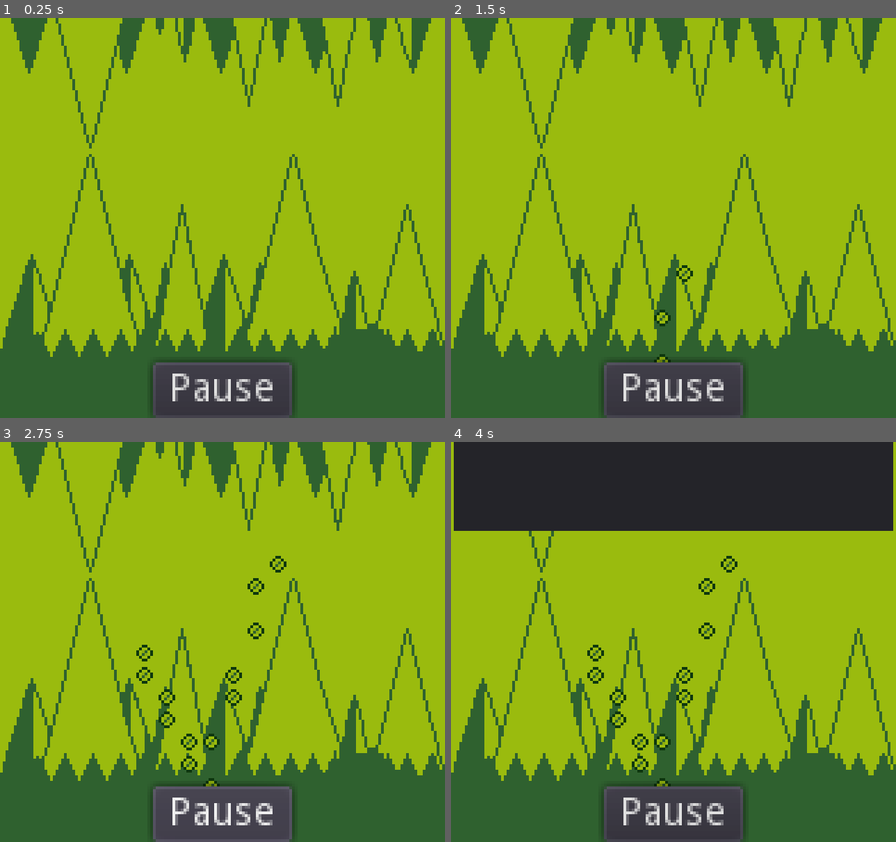
Above: before the commit, frames 1-4 (two rows, left to right).
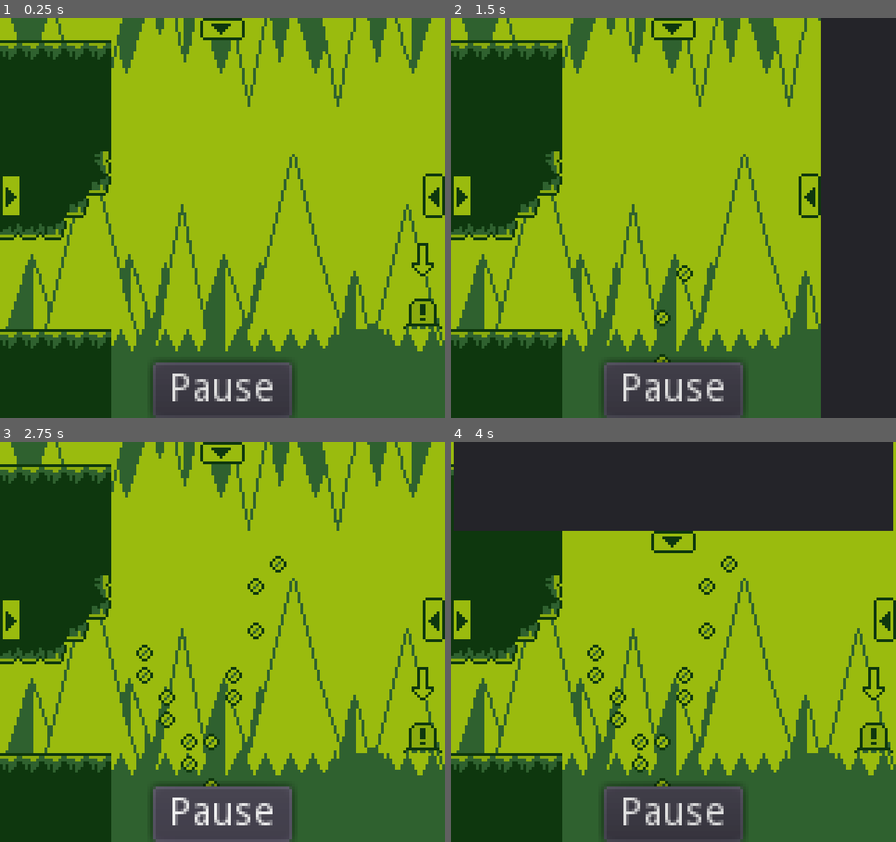
Above: after the commit, the same moments.

Repository: AlanRostem/TurboTrooper
Game: Godot game, scene res://scenes/editor/Editor.tscn
The game is run twice, just before and just after one commit, with the same random seed, the same clock (stepped at 60 frames per second) and the same inputs. This scene is started directly instead of the project's main scene. Sound files missing from this copy of the repository are replaced by a short silence.
Inputs (mouse positions are in pixels of both pictures, inside the frame that each line leads up to; where the layout moved, square brackets give the same spot in the first picture):
- Up to frame 1 (0.25 s): no input
- Up to frame 2 (1.5 s): click (887, 194) [873, 194] at 0.5 s; tap Enter (pause) at 1.25 s; drag from (651, 350) to (718, 130) at 1.27 s
- Up to frame 3 (2.75 s): drag from (133, 662) to (213, 786) at 2.02 s
- Up to frame 4 (4 s): click (673, 454) [691, 474] at 2.75 s; move the mouse to (718, 554) at 3.52 s; hold A (move_left) from 3.53 s (still down); tap K (fire) at 3.6 s

The runs differ from the first frame. In frame 1, 17% of the frame differs, in the area x 0-100%, y 0-100%; in frame 2, 34%; in frame 3, 17%; in frame 4, 13%.

Commit message:
yeeeea we getting there

Diff:
--- a/project/scenes/editor/Canvas.gd
+++ b/project/scenes/editor/Canvas.gd
@@ -1,6 +1,7 @@
 extends Control
 
 onready var __level = $Level
+onready var __camera = $CameraHolder/Camera2D
 
 var __canvas_tool
 
@@ -32,6 +33,9 @@
 
 func set_paused(flag):
 	get_tree().paused = flag
+
+func get_camera_offset():
+	return __camera.position
 
 func get_entity_at_tile(tile):
 	var tile_size = __level.get_game_world().get_tile_size()
--- a/project/scenes/editor/Editor.gd
+++ b/project/scenes/editor/Editor.gd
@@ -1,14 +1,14 @@
 extends Control
 
 
-onready var __canvas = $CanvasLayer/Canvas
+onready var __canvas = $Canvas
 onready var __tiles = $MenuLayer/Tiles
 onready var __entities = $MenuLayer/Entities
 onready var __tools = $MenuLayer/Tools
 onready var __tile_tween = $MenuLayer/Tiles/TileTween
 onready var __entities_tween = $MenuLayer/Entities/EntitiesTween
 onready var __tools_tween = $MenuLayer/Tools/ToolsTween
-onready var __camera = $CanvasLayer/Canvas/CameraHolder/Camera2D
+onready var __camera = $Canvas/CameraHolder/Camera2D
 
 
 func get_editor_canvas():
--- a/project/scenes/editor/Editor.tscn
+++ b/project/scenes/editor/Editor.tscn
@@ -1,20 +1,23 @@
-[gd_scene load_steps=16 format=2]
-
-[ext_resource path="res://scenes/game/level/Level.tscn" type="PackedScene" id=1]
+[gd_scene load_steps=17 format=2]
+
+[ext_resource path="res://scenes/game/level/level_types/BombLevel.tscn" type="PackedScene" id=1]
 [ext_resource path="res://scenes/editor/Canvas.gd" type="Script" id=2]
 [ext_resource path="res://scenes/editor/Editor.gd" type="Script" id=3]
 [ext_resource path="res://scenes/editor/buttons/TileButton.tscn" type="PackedScene" id=4]
 [ext_resource path="res://scenes/editor/CameraHolder.gd" type="Script" id=5]
 [ext_resource path="res://scenes/editor/buttons/EntityButton.tscn" type="PackedScene" id=6]
+[ext_resource path="res://assets/sprites/editor/buttons.png" type="Texture" id=7]
 [ext_resource path="res://scenes/editor/buttons/ToolButton.tscn" type="PackedScene" id=9]
 [ext_resource path="res://scenes/editor/tool/PencilTool.gd" type="Script" id=10]
 [ext_resource path="res://scenes/editor/tool/MoveTool.gd" type="Script" id=11]
 
 [sub_resource type="AtlasTexture" id=2]
-region = Rect2( 0, 16, 16, 32 )
+atlas = ExtResource( 7 )
+region = Rect2( 0, 0, 8, 16 )
 
 [sub_resource type="AtlasTexture" id=3]
-region = Rect2( 32, 32, 32, 16 )
+atlas = ExtResource( 7 )
+region = Rect2( 16, 0, 16, 8 )
 
 [sub_resource type="ButtonGroup" id=4]
 
@@ -24,8 +27,9 @@
 [sub_resource type="AtlasTexture" id=6]
 region = Rect2( 16, 0, 16, 16 )
 
-[sub_resource type="AtlasTexture" id=1]
-region = Rect2( 16, 16, 16, 32 )
+[sub_resource type="AtlasTexture" id=7]
+atlas = ExtResource( 7 )
+region = Rect2( 8, 0, 8, 16 )
 
 [node name="Editor" type="Control"]
 pause_mode = 2
@@ -37,25 +41,23 @@
 "_edit_use_anchors_": false
 }
 
-[node name="CanvasLayer" type="CanvasLayer" parent="."]
-
-[node name="Canvas" type="Control" parent="CanvasLayer"]
-anchor_left = 0.5
-anchor_right = 0.5
-margin_left = -232.0
-margin_right = 216.0
+[node name="Canvas" type="Control" parent="."]
+anchor_left = 0.5
+anchor_right = 0.5
+margin_left = -80.0
+margin_right = 368.0
 margin_bottom = 240.0
 script = ExtResource( 2 )
 __meta__ = {
 "_edit_use_anchors_": false
 }
 
-[node name="Level" parent="CanvasLayer/Canvas" instance=ExtResource( 1 )]
-
-[node name="CameraHolder" type="Node2D" parent="CanvasLayer/Canvas"]
+[node name="Level" parent="Canvas" instance=ExtResource( 1 )]
+
+[node name="CameraHolder" type="Node2D" parent="Canvas"]
 script = ExtResource( 5 )
 
-[node name="Camera2D" type="Camera2D" parent="CanvasLayer/Canvas/CameraHolder"]
+[node name="Camera2D" type="Camera2D" parent="Canvas/CameraHolder"]
 current = true
 limit_left = 0
 limit_top = 0
@@ -82,9 +84,8 @@
 [node name="EntitiesButton" type="TextureButton" parent="MenuLayer/Entities"]
 anchor_top = 0.5
 anchor_bottom = 0.5
-margin_left = -16.0
-margin_top = -24.0
-margin_bottom = 8.0
+margin_left = -8.0
+margin_top = -16.0
 toggle_mode = true
 texture_normal = SubResource( 2 )
 __meta__ = {
@@ -98,10 +99,10 @@
 anchor_top = 0.5
 anchor_right = 0.5
 anchor_bottom = 0.5
-margin_left = -28.0
+margin_left = -20.0
 margin_top = -72.0
-margin_right = 48.0
-margin_bottom = 64.0
+margin_right = 56.0
+margin_bottom = 72.0
 columns = 4
 __meta__ = {
 "_edit_use_anchors_": false
@@ -136,10 +137,9 @@
 anchor_top = 1.0
 anchor_right = 0.5
 anchor_bottom = 1.0
-margin_left = -10.0
-margin_top = 3.0
-margin_right = 10.0
-margin_bottom = 15.0
+margin_left = -8.0
+margin_right = 8.0
+margin_bottom = 8.0
 toggle_mode = true
 texture_normal = SubResource( 3 )
 __meta__ = {
@@ -204,11 +204,10 @@
 anchor_top = 0.5
 anchor_right = 1.0
 anchor_bottom = 0.5
-margin_top = -24.0
-margin_right = 16.0
-margin_bottom = 8.0
-toggle_mode = true
-texture_normal = SubResource( 1 )
+margin_top = -16.0
+margin_right = 8.0
+toggle_mode = true
+texture_normal = SubResource( 7 )
 __meta__ = {
 "_edit_use_anchors_": false
 }
Binary file added: project/assets/sprites/editor/buttons.png
Not shown, added: project/assets/sprites/editor/buttons.png.import
